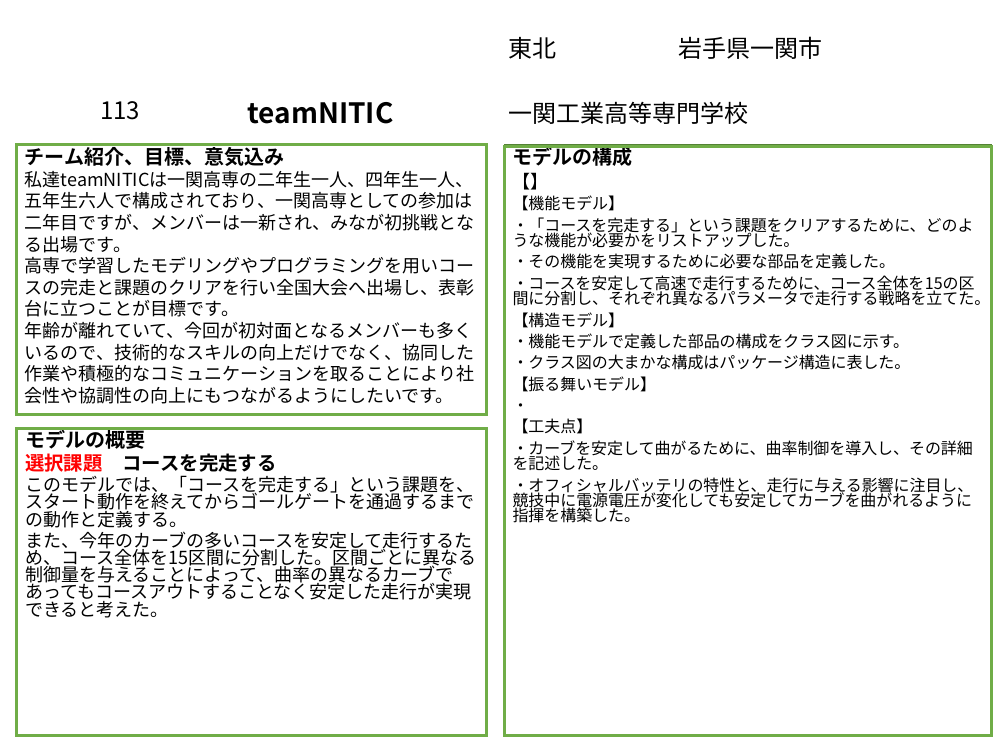
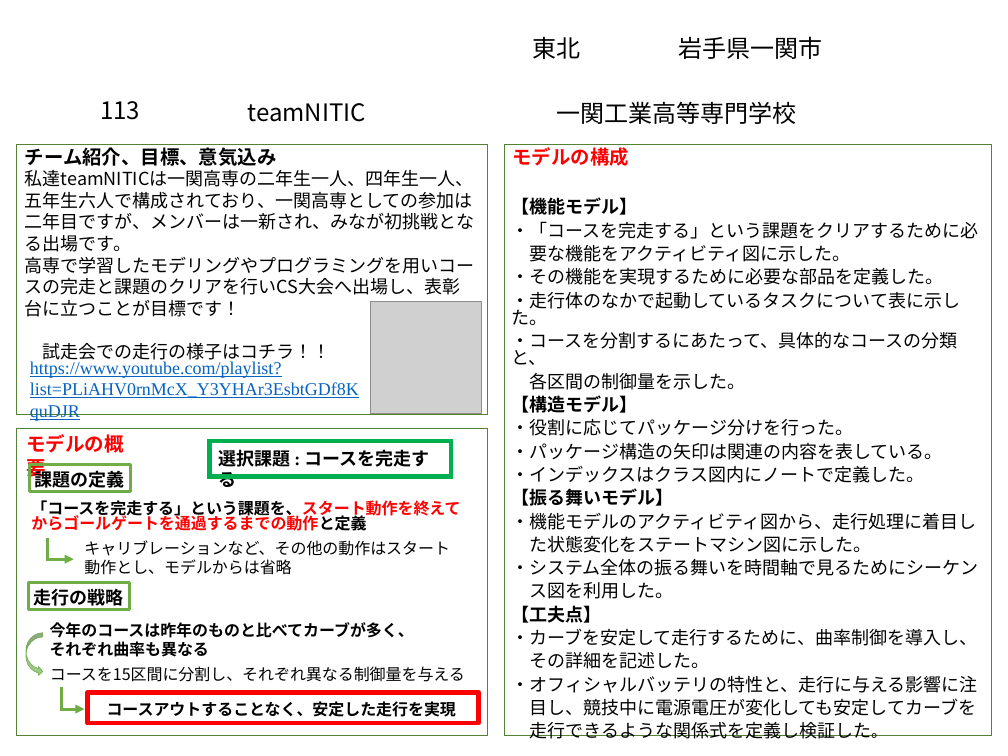
Before and after one commit to akita-lab-2019/model, a slide deck: slide 2 of PowerPoint/アブストラクト.pptx (slide 1 before the commit). Drawn at 1008x756 pixels with LibreOffice and Linux fonts; fonts in the diff are those of the drawing; grey boxes stand for pictures; background and template pictures are left out. Boxes give left, top, right and bottom in pixels: in the first picture for what was removed or moved away, otherwise in the second. Text is boxed around its words. In the diff, an @@ line names an element or a change of style, - is before the commit and + after.

Commit message:
update: アブストラクト修正

```diff
--- a/PowerPoint/アブストラクト.pptx
+++ b/PowerPoint/アブストラクト.pptx
@@ text "東北": place and size @@
-text "東北" at [508, 37, 556, 59]
+text "東北" at [532, 37, 580, 59]
@@ text "teamNITIC" at [248, 103, 366, 122]: size 28 to 24 pt, bold off @@
@@ text "一関工業高等専門学校": place and size @@
-text "一関工業高等専門学校" at [509, 101, 749, 124]
+text "一関工業高等専門学校" at [557, 101, 797, 124]
@@ rectangle removed at [17, 145, 487, 414] @@
@@ text in rectangle at [25, 144, 277, 166]: size 20 to 19.5 pt in "チーム紹介、目標、意気込み" @@
@@ rectangle "モデルの構成" at [504, 145, 991, 735]: size 20 to 19.5 pt, text colour #000000 to #FF0000 @@
@@ rectangle removed at [504, 147, 991, 736] @@
@@ text in rectangle at [513, 172, 991, 523]: paragraphs removed @@
-【】
-【機能モデル】
-・「コースを完走する」という課題をクリアするために、どのような機能が必要かをリストアップした。
-・その機能を実現するために必要な部品を定義した。
-・コースを安定して高速で走行するために、コース全体を15の区間に分割し、それぞれ異なるパラメータで走行する戦略を立てた。
-【構造モデル】
-・機能モデルで定義した部品の構成をクラス図に示す。
-・クラス図の大まかな構成はパッケージ構造に表した。
-【振る舞いモデル】
-・
-【工夫点】
-・カーブを安定して曲がるために、曲率制御を導入し、その詳細を記述した。
-・オフィシャルバッテリの特性と、走行に与える影響に注目し、競技中に電源電圧が変化しても安定してカーブを曲がれるように指揮を構築した。
@@ text added at [511, 197, 978, 716], 18 pt, text #000000 @@
+【機能モデル】
+・「コースを完走する」という課題をクリアするために必
+要な機能をアクティビティ図に示した。
+・その機能を実現するために必要な部品を定義した。
+・走行体のなかで起動しているタスクについて表に示した。
+・コースを分割するにあたって、具体的なコースの分類と、
+各区間の制御量を示した。
+【構造モデル】
+・役割に応じてパッケージ分けを行った。
+・パッケージ構造の矢印は関連の内容を表している。
+・インデックスはクラス図内にノートで定義した。
+【振る舞いモデル】
+・機能モデルのアクティビティ図から、走行処理に着目し
+た状態変化をステートマシン図に示した。
+・システム全体の振る舞いを時間軸で見るためにシーケン
+ス図を利用した。
+【工夫点】
+・カーブを安定して走行するために、曲率制御を導入し、
+その詳細を記述した。
+・オフィシャルバッテリの特性と、走行に与える影響に注
+目し、競技中に電源電圧が変化しても安定してカーブを
+走行できるような関係式を定義し検証した。
@@ text in rectangle at [25, 257, 475, 364]: text changed @@
-高専で学習したモデリングやプログラミングを用いコースの完走と課題のクリアを行い全国大会へ出場し、表彰台に立つことが目標です。
-年齢が離れていて、今回が初対面となるメンバーも多くいるので、技術的なスキルの向上だけでなく、協同した作業や積極的なコミュニケーションを取ることにより社会性や協調性の向上にもつながるようにしたいです。
+高専で学習したモデリングやプログラミングを用いコースの完走と課題のクリアを行いCS大会へ出場し、表彰台に立つことが目標です！
+試走会での走行の様子はコチラ！！
@@ picture added at [370, 302, 482, 413] @@
@@ text added at [30, 361, 359, 398], 18 pt, text #0563C1, underline @@
+https://www.youtube.com/playlist?list=PLiAHV0rnMcX_Y3YHAr3EsbtGDf8KquDJR
@@ rectangle removed at [17, 428, 487, 736] @@
@@ text in rectangle at [25, 427, 476, 618]: text removed @@
-モデルの概要
-選択課題 コースを完走する
-このモデルでは、「コースを完走する」という課題を、スタート動作を終えてからゴールゲートを通過するまでの動作と定義する。
-また、今年のカーブの多いコースを安定して走行するため、コース全体を15区間に分割した。区間ごとに異なる制御量を与えることによって、曲率の異なるカーブであってもコースアウトすることなく安定した走行が実現できると考えた。
@@ text added at [26, 434, 124, 480], 19.5 pt, text #FF0000, bold @@
+モデルの概要
@@ rectangle added at [210, 441, 451, 476], outline #00B050 4.5 pt @@
@@ text added at [218, 446, 430, 470], 18 pt, text #000000, bold @@
+選択課題 : コースを完走する
@@ rectangle added at [30, 465, 131, 492], outline #70AD47 3 pt @@
@@ text added at [35, 467, 125, 491], 18 pt, text #000000, bold @@
+課題の定義
@@ text added at [31, 500, 460, 531], 16 pt, text #FF0000, bold @@
+「コースを完走する」という課題を、スタート動作を終えてからゴールゲートを通過するまでの動作と定義
@@ line added from (48, 538) to (48, 561), #70AD47 3 pt @@
@@ arrow added from (48, 559) to (73, 559), #70AD47 3 pt @@
@@ text added at [84, 540, 450, 575], 16 pt, text #000000 @@
+キャリブレーションなど、その他の動作はスタート動作とし、モデルからは省略
@@ rectangle added at [28, 583, 130, 610], outline #70AD47 3 pt @@
@@ text added at [34, 586, 124, 610], 18 pt, text #000000, bold @@
+走行の戦略
@@ text added at [50, 622, 414, 657], 16 pt, text #000000, bold @@
+今年のコースは昨年のものと比べてカーブが多く、
+それぞれ曲率も異なる
@@ curved right arrow added at [26, 633, 43, 676], fill gradient #B5D5A7 to #AACE9A to #9CC987, outline #70AD47 0.5 pt @@
@@ text added at [50, 666, 465, 682], 16 pt, text #000000 @@
+コースを15区間に分割し、それぞれ異なる制御量を与える
@@ line added from (62, 687) to (62, 711), #70AD47 3 pt @@
@@ arrow added from (62, 709) to (84, 709), #70AD47 3 pt @@
@@ rectangle added at [87, 693, 478, 724], outline #FF0000 4.5 pt @@
@@ text added at [107, 701, 456, 717], 16 pt, text #000000, bold @@
+コースアウトすることなく、安定した走行を実現
```
Also in this commit, not shown: 1 other slide changed.
